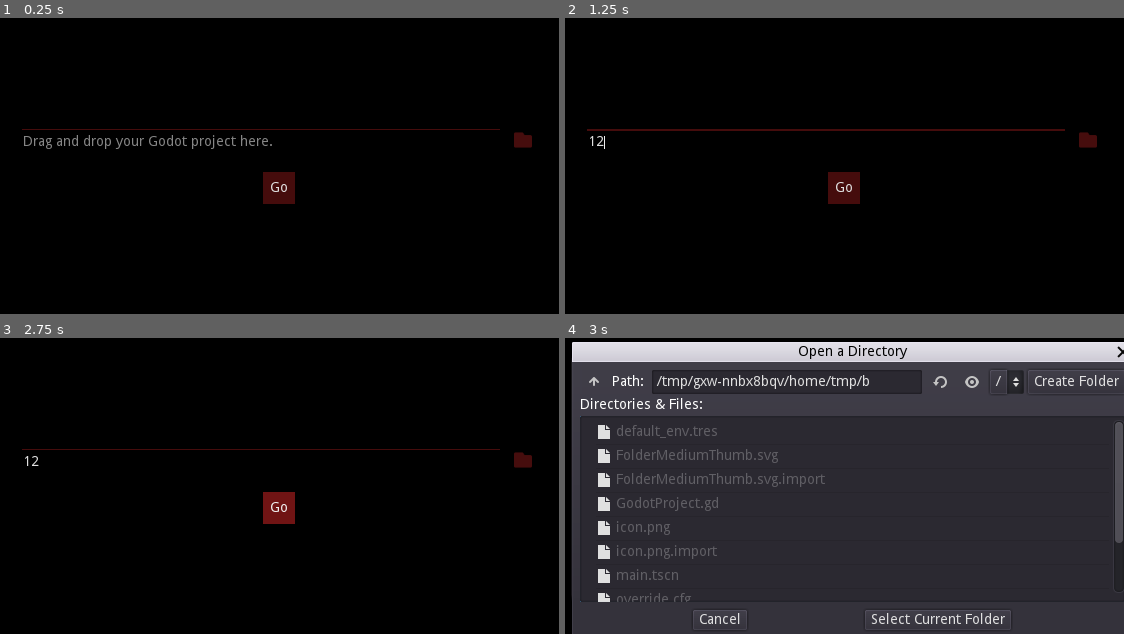
Above: before the commit, frames 1-4 (two rows, left to right).
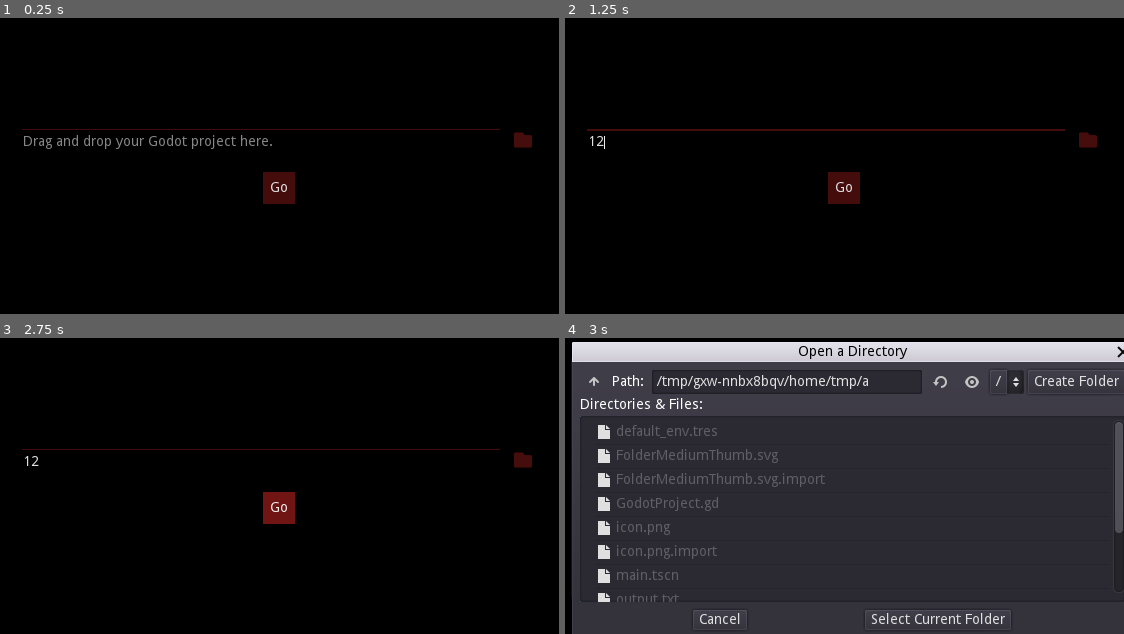
Above: after the commit, the same moments.

Repository: JeffVenancius/Godot-Body-Builder
Game: Godot game, scene res://main.tscn
Two runs of this game, one before a commit and one after it. Both use one fixed random seed, a clock stepped at 60 frames per second and the inputs below.
Inputs (mouse positions are in pixels of both pictures, inside the frame that each line leads up to):
- Up to frame 1 (0.25 s): no input
- Up to frame 2 (1.25 s): click (827, 139) at 0.52 s; type "12" at 0.6 s
- Up to frame 3 (2.75 s): click "Go" at 1.25 s; click "Go" at 2 s
- Up to frame 4 (3 s): click (1090, 459) at 2.75 s

Frames 1-3 are identical in both runs. In frame 4, 0.2% of the frame differs, in the area x 10-100%, y 12-90%.

Commit message:
Output.txt

Diff:
--- a/GodotProject.gd
+++ b/GodotProject.gd
@@ -622,10 +622,21 @@
 func _on_Button_pressed() -> void:
 	scan_project($LineEdit.get_text())
 	for i in ["","mobile", "others"]: scan_res(i) # empty string so the function will give a completed result.
+	create_output()
+
+func create_output() -> void:
+	var Output := create_file("res://output.txt", File.WRITE)
+	Output.store_line("Modules:")
+	for i in modules: Output.store_line(i)
+	Output.store_line("")
+	Output.store_line("Nodes:")
+	Output.store_line("")
+	for i in used_res: Output.store_line(i)
+	print("look for Output.txt on this project folder!")
+
 
 func scan_res(platform: String) -> void:
 	var param:  String
-	print(used_res)
 	for used in used_res:
 		if used.begins_with("ARVR"):
 			match  platform:
